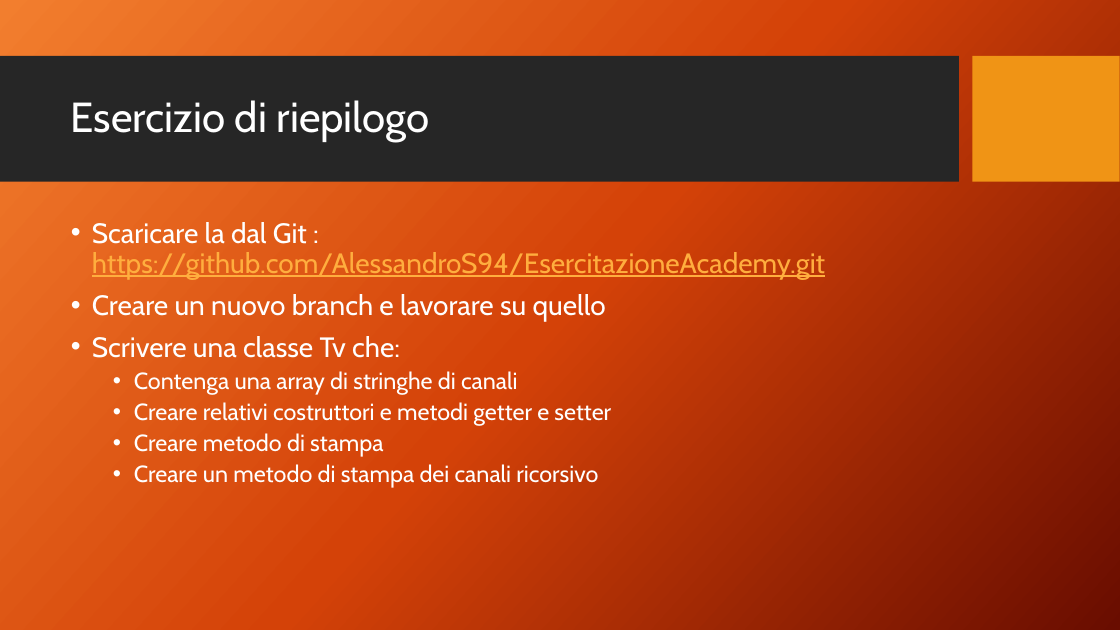
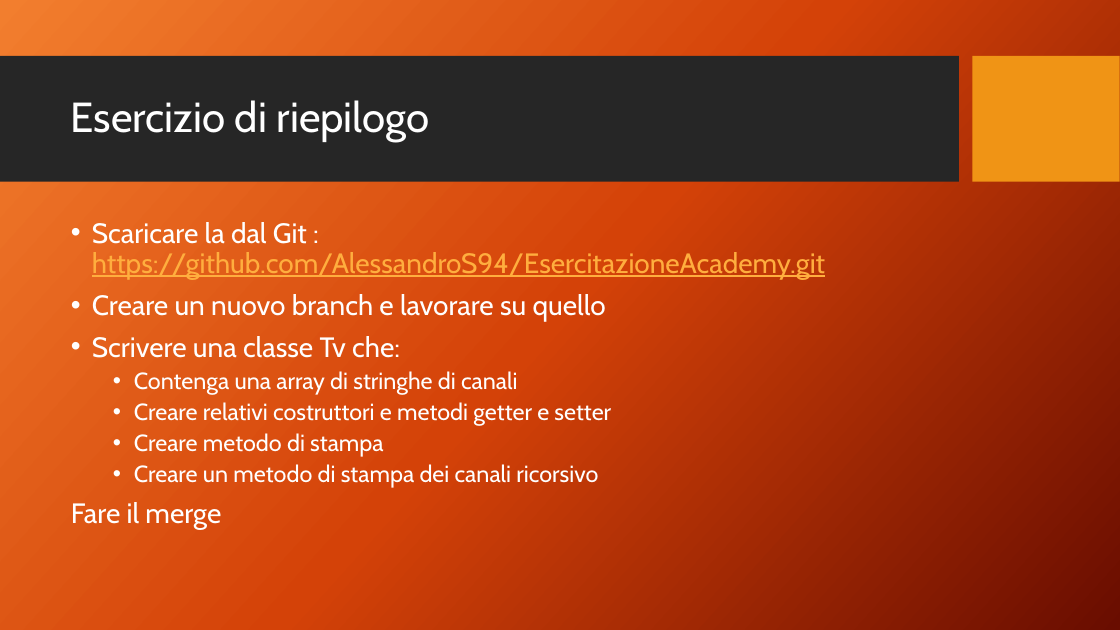
Before and after one commit to AlessandroS94/Academy1122, a slide deck: slide 2 of Day 2/Fondamenti Java 2.pptx. Drawn at 1120x630 pixels with LibreOffice and Linux fonts; fonts in the diff are those of the drawing; background and template pictures are left out. Boxes give left, top, right and bottom in pixels: in the first picture for what was removed or moved away, otherwise in the second. Text is boxed around its words. In the diff, an @@ line names an element or a change of style, - is before the commit and + after.

```diff
--- a/Day 2/Fondamenti Java 2.pptx
+++ b/Day 2/Fondamenti Java 2.pptx
@@ text at bbox=[71, 502, 221, 529]: paragraph added @@
+Fare il merge
```
Also in this commit, not shown: 1 other slide changed, 3 other files.
